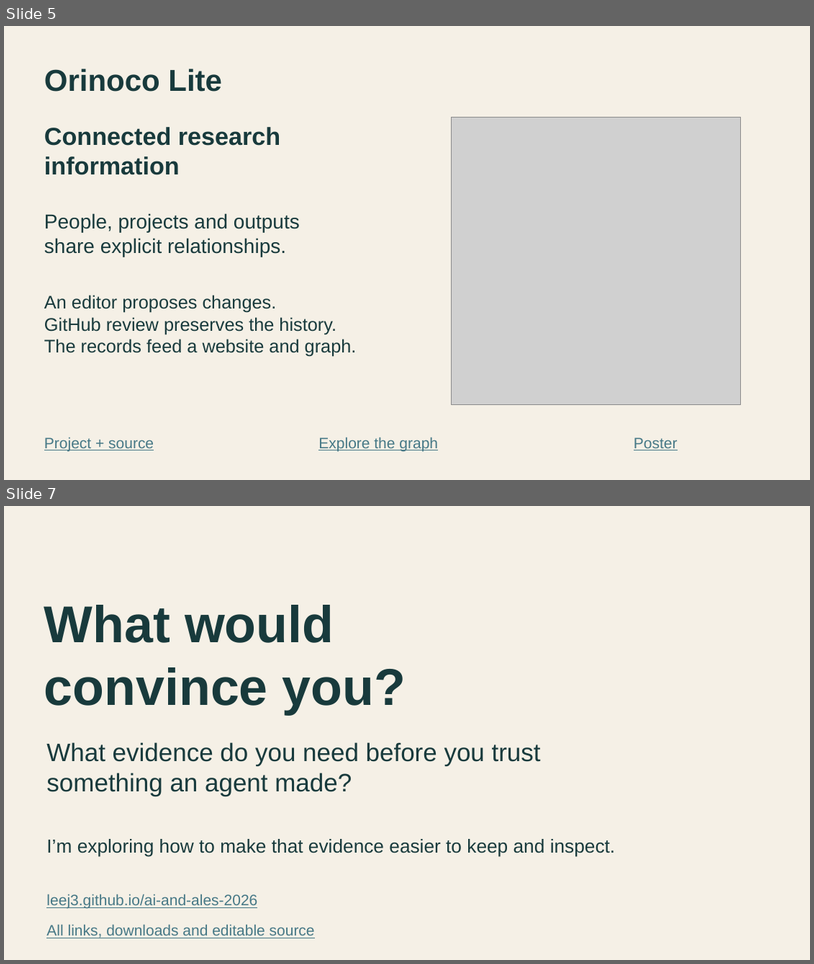
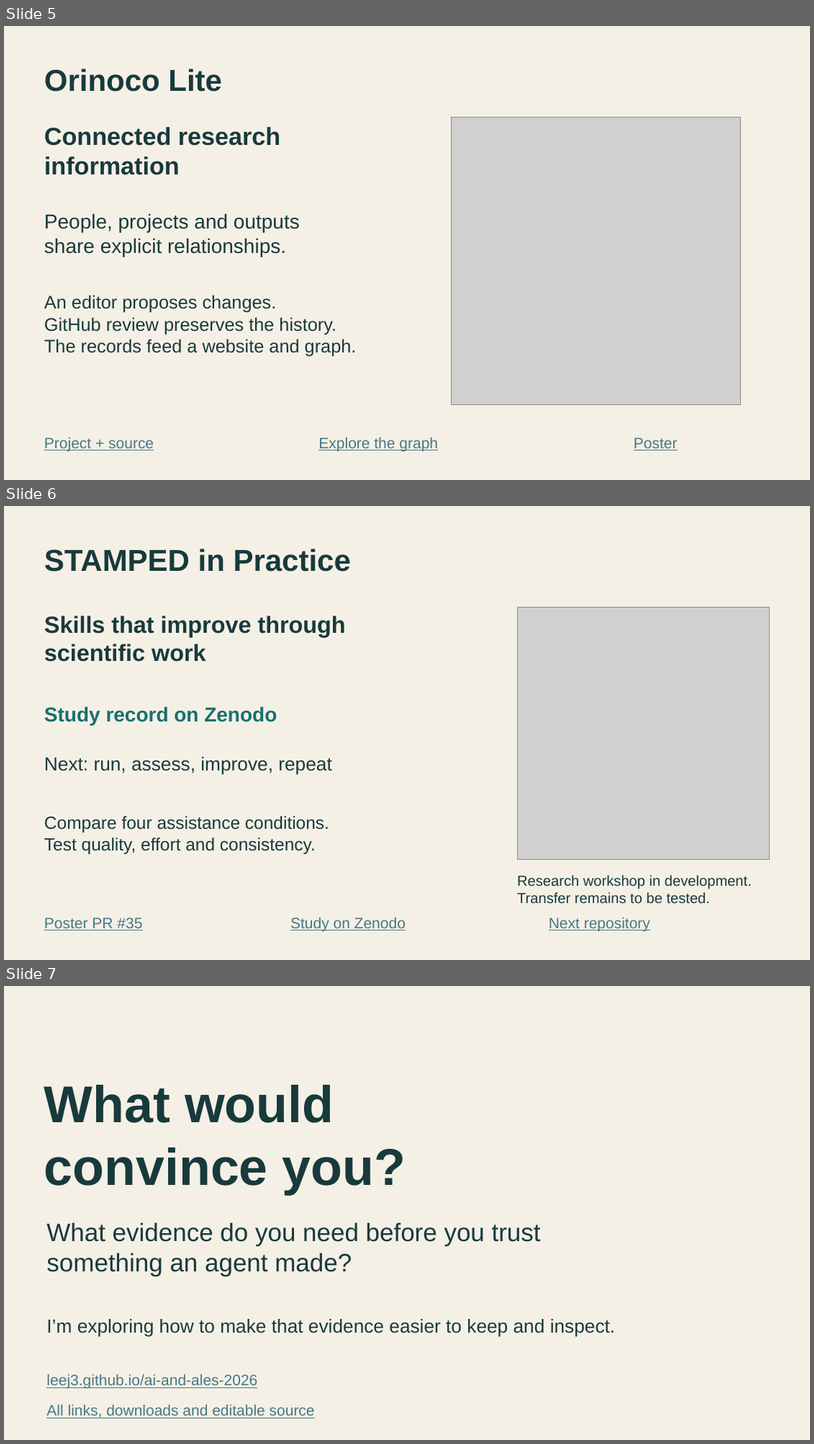
Before and after one commit to leej3/ai-and-ales-2026, a slide deck: downloads/ai-and-ales.pptx. Shown one above the other, each under a label of ours: slides 5 and 7 before the commit, slides 5, 6 and 7 after it; the slides between them are not shown. The pictures are 814x964 and 814x1444 pixels, drawn with LibreOffice and Linux fonts; fonts in the diff are those of the drawing; grey boxes stand for pictures. Boxes give left, top, right and bottom in pixels: in the first picture for what was removed or moved away, otherwise in the second. Text is boxed around its words. In the diff, an @@ line names an element or a change of style, - is before the commit and + after.

```diff
--- a/downloads/ai-and-ales.pptx
+++ b/downloads/ai-and-ales.pptx
@@ slide 6 added at (4,506,810,960), background #F5F0E6 @@
@@ text added at (44,548,351,572), 36 pt, text #183A3C, bold @@
+STAMPED in Practice
@@ picture added at (517,607,770,860) @@
@@ text added at (44,615,346,662), 27.8 pt, text #183A3C, bold @@
+Skills that improve through
+scientific work
@@ text added at (44,706,277,725), 24 pt, text #15716E, bold @@
+Study record on Zenodo
@@ text added at (44,757,332,775), 22.5 pt, text #183A3C @@
+Next: run, assess, improve, repeat
@@ text added at (44,816,329,854), 21 pt, text #183A3C @@
+Compare four assistance conditions.
+Test quality, effort and consistency.
@@ text added at (517,875,752,903), 17.2 pt, text #183A3C @@
+Research workshop in development.
+Transfer remains to be tested.
@@ text added at (44,917,142,930), 18 pt, text #467886, underline @@
+Poster PR #35
@@ text added at (291,917,406,931), 18 pt, text #467886, underline @@
+Study on Zenodo
@@ text added at (549,917,651,931), 18 pt, text #467886, underline @@
+Next repository
```
Also in this commit, not shown: 1 slide removed, 8 other files.
